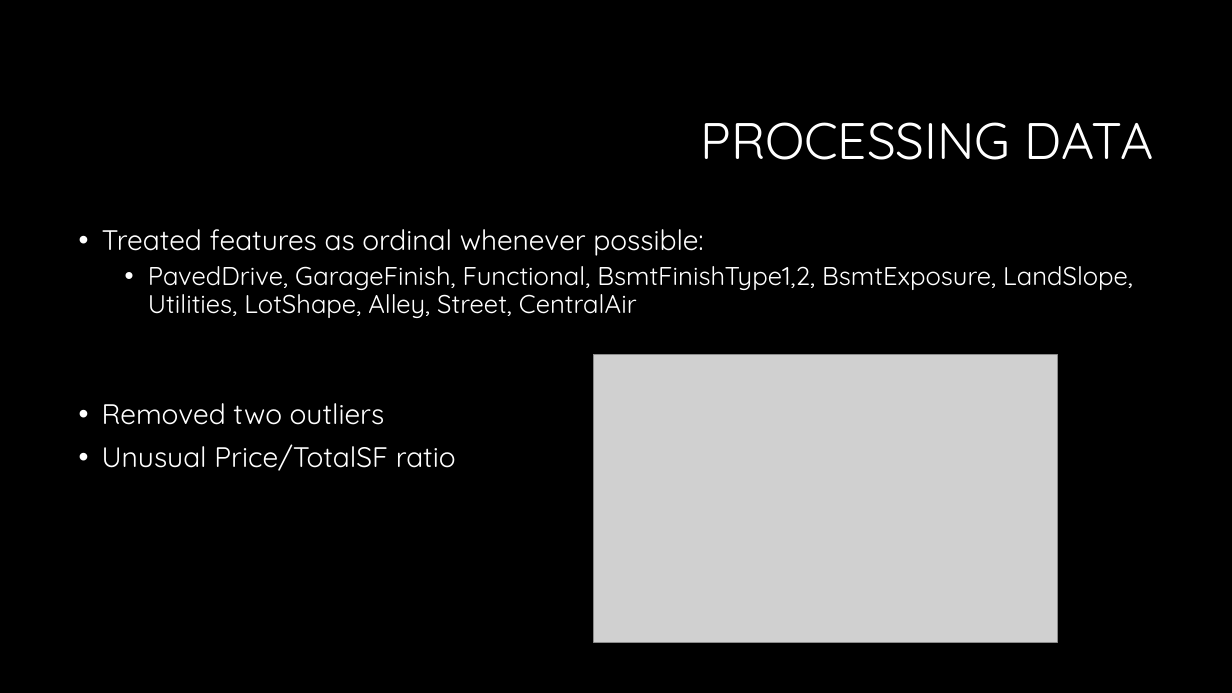
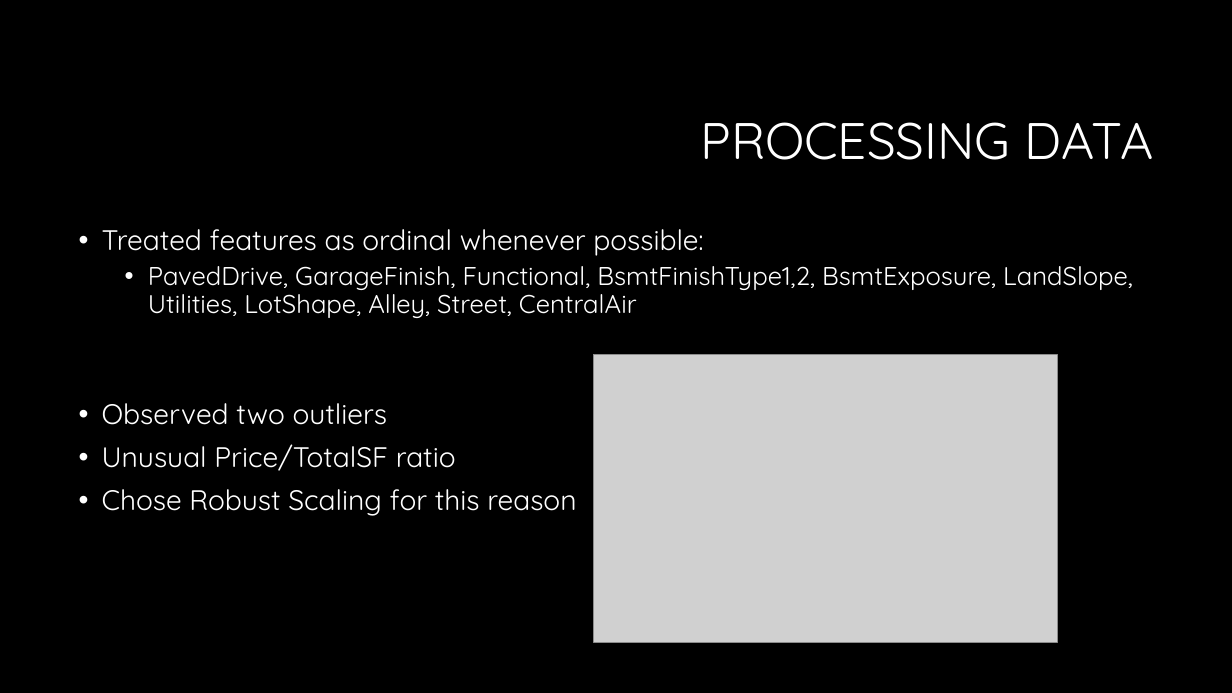
Before and after one commit to gregmb/FightingMongoosesML, a slide deck: slide 5 of MLPresentationFightingMongooses.pptx. Drawn at 1232x693 pixels with LibreOffice and Linux fonts; fonts in the diff are those of the drawing; grey boxes stand for pictures; background and template pictures are left out. Boxes give left, top, right and bottom in pixels: in the first picture for what was removed or moved away, otherwise in the second. Text is boxed around its words. In the diff, an @@ line names an element or a change of style, - is before the commit and + after.

```diff
--- a/MLPresentationFightingMongooses.pptx
+++ b/MLPresentationFightingMongooses.pptx
@@ text at [102, 403, 388, 425]: text changed @@
-• Removed two outliers
+• Observed two outliers
@@ text at [102, 489, 576, 516]: paragraph added @@
+• Chose Robust Scaling for this reason
```
Also in this commit, not shown: 8 other slides changed, 2 slides added, 2 slides removed.
